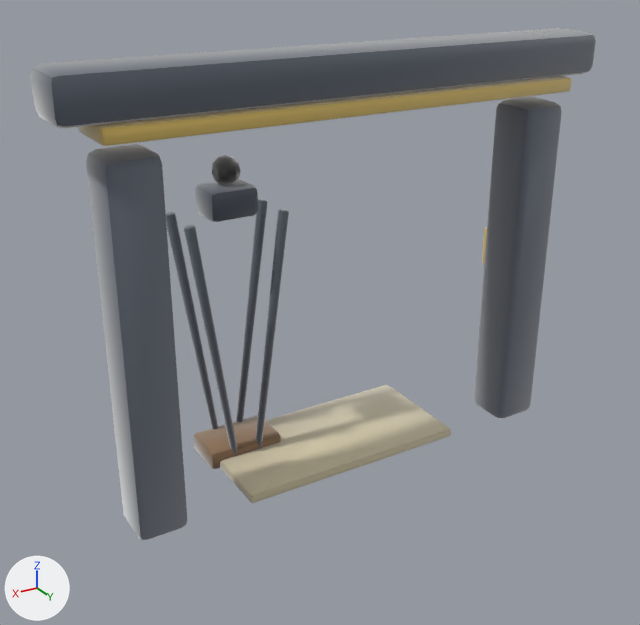
Renders of the glTF model assets/models/gates/2be43a5b.glb from each side of a commit.
One viewpoint serves both versions: a 50 mm lens placed at (4.26, 6.55, 4.99), pointed at (0.15, -0.29, 1.57). The axes (+X, +Y, +Z) are drawn at lower left. The lights are the same throughout. The picture after the commit comes second. Vertices at exactly the same position are counted once.

Objects in the first picture: 'gate_2be43a5b'.
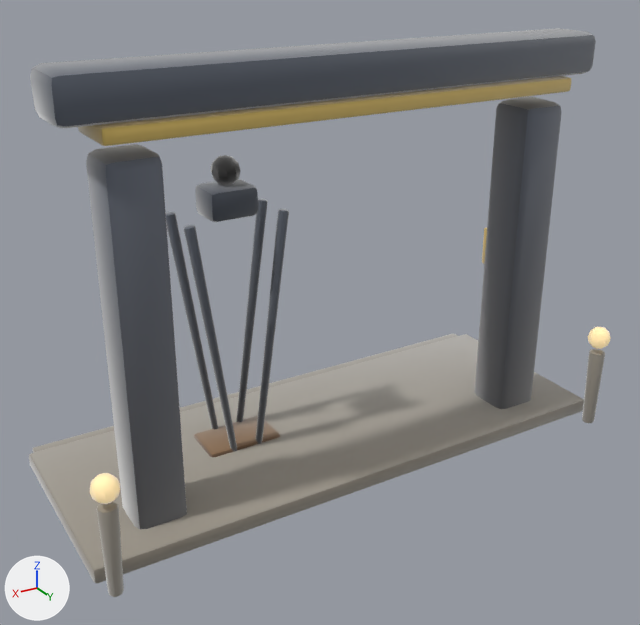
The change, as a list of edits to the scene's bpy script:
```text
Add mat_clay__9e978a_0_93:
    mat_clay__9e978a_0_93 = bpy.data.materials.new('clay_#9E978A_0.93_-')
    # nodes: BsdfPrincipled, Mix, OutputMaterial, VertexColor
    # colours: grey #9e978a, mixed with the vertex colours
Add mat_clay__b9b2a2_0_93:
    mat_clay__b9b2a2_0_93 = bpy.data.materials.new('clay_#B9B2A2_0.93_-')
    # nodes: BsdfPrincipled, Mix, OutputMaterial, VertexColor
    # colours: grey #b9b2a2, mixed with the vertex colours
Add mat_clay__ffe2a8_0_95__ffe2a8:
    mat_clay__ffe2a8_0_95__ffe2a8 = bpy.data.materials.new('clay_#FFE2A8_0.95_#FFE2A8')
    # nodes: BsdfPrincipled, Mix, OutputMaterial, VertexColor
    # colours: beige #bca67a, beige #ffe2a8, mixed with the vertex colours
Change me_gate_2be43a5b:
    used by ob_gate_2be43a5b; location = (0.0, 0.0, 0.0)
    remove me_gate_2be43a5b.from_pydata(...)  # 893 vertices, 1730 faces; spans x -2.66..2.67, y -1.03..0.3, z -0.01..4.11
    add me_gate_2be43a5b.from_pydata(...)  # 1393 vertices, 2702 faces; spans x -2.84..2.84, y -1.71..0.83, z -0.01..4.11
    me_gate_2be43a5b part 1: the loose piece of 56 vertices spanning x -2.34..2.33, y -0.3..0.3, z 3.56..3.71 is copied, and the copy is multiplied about its middle by the matrix ((1.186, 0.012, -0.005), (0.001, 0.555, -0.004), (0.001, 0.01, 0.852)), then moved by (0.0, -1.54, -3.57), in mat_clay__9e978a_0_93; it spans x -2.76..2.76, y -1.71..-1.37, z 0.0..0.12
    me_gate_2be43a5b part 2: the loose piece of 52 vertices spanning x 0.74..1.03, y -0.88..-0.62, z 2.84..3.12 is copied, and the copy is scaled about its middle by 0.86, then moved by (-3.59, 1.47, -1.96), in mat_clay__ffe2a8_0_95__ffe2a8; it spans x -2.83..-2.58, y 0.61..0.83, z 0.9..1.14
    me_gate_2be43a5b part 3: a new loose piece, a UV sphere (10 segments, 6 rings, poles along z) spanning x 2.58..2.82, y 0.6..0.83, z 0.9..1.14, in mat_clay__ffe2a8_0_95__ffe2a8
    me_gate_2be43a5b part 4: a new loose piece of 114 vertices spanning x -2.79..-2.62, y 0.64..0.8, z 0.0..0.86, in mat_clay__9e978a_0_93
    me_gate_2be43a5b part 5: a new loose piece of 114 vertices spanning x 2.61..2.79, y 0.63..0.8, z 0.0..0.86, in mat_clay__9e978a_0_93
    me_gate_2be43a5b part 6: a new loose piece of 56 vertices spanning x -2.84..2.84, y -1.55..0.55, z 0.0..0.16, in mat_clay__9e978a_0_93
    me_gate_2be43a5b part 7: 1645 kept faces spanning x -2.66..2.67, y -1.03..0.3, z -0.01..4.09 get new vertex colours
    other edits to the shape of me_gate_2be43a5b do not show in these pictures
    add me_gate_2be43a5b.materials.append(mat_clay__9e978a_0_93)
    add me_gate_2be43a5b.materials.append(mat_clay__b9b2a2_0_93)
    add me_gate_2be43a5b.materials.append(mat_clay__ffe2a8_0_95__ffe2a8)
```

What differs and where, as boxes (x1, y1, x2, y2) in the pictures (640 x 625 px):
'gate_2be43a5b', reshaped (11% taller): before (30, 28, 596, 540); after (29, 28, 611, 597)
part 1 of me_gate_2be43a5b, added (mostly hidden): after (32, 334, 457, 453)
part 2 of me_gate_2be43a5b, added: after (588, 327, 611, 349)
part 3 of me_gate_2be43a5b, added (beige): after (90, 473, 120, 504)
part 4 of me_gate_2be43a5b, added: after (582, 349, 605, 423)
part 5 of me_gate_2be43a5b, added: after (97, 501, 124, 597)
part 6 of me_gate_2be43a5b, added: after (29, 334, 584, 583)
part 7 of me_gate_2be43a5b, edited (looks the same): (30, 35, 596, 529) in both
